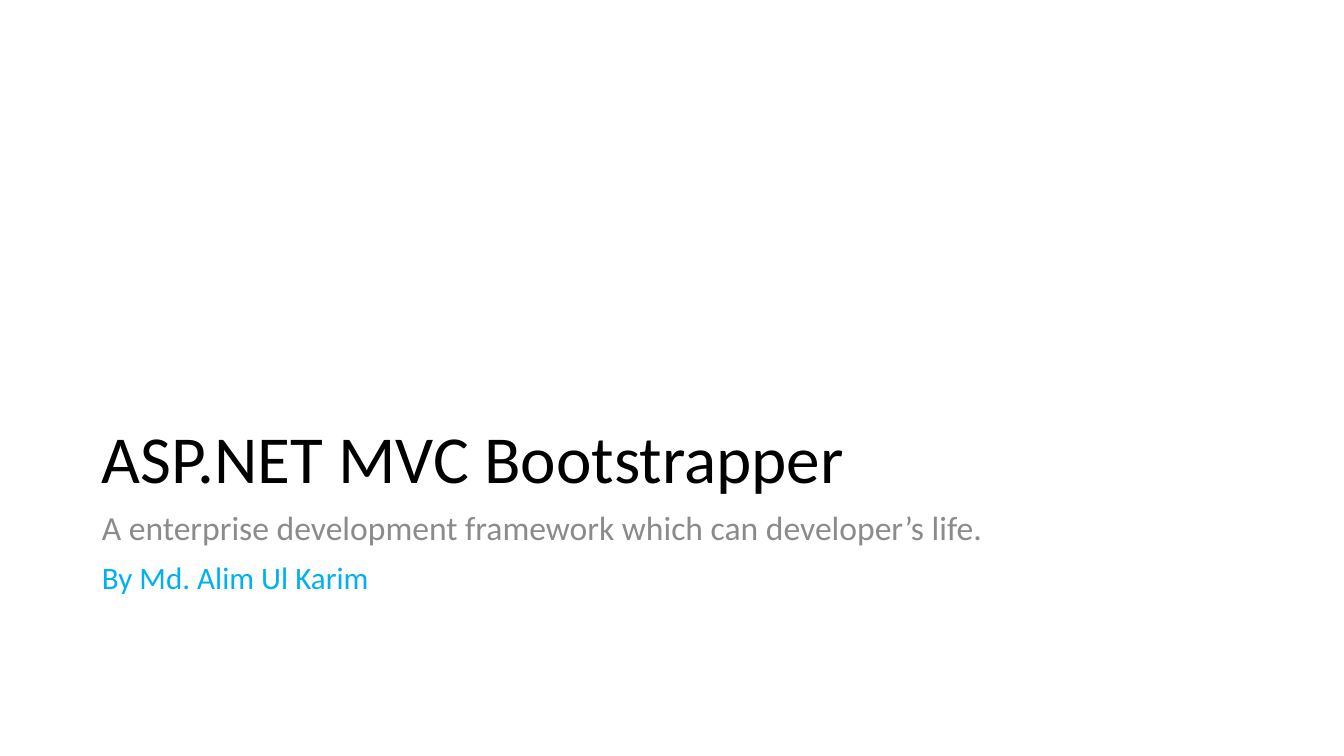
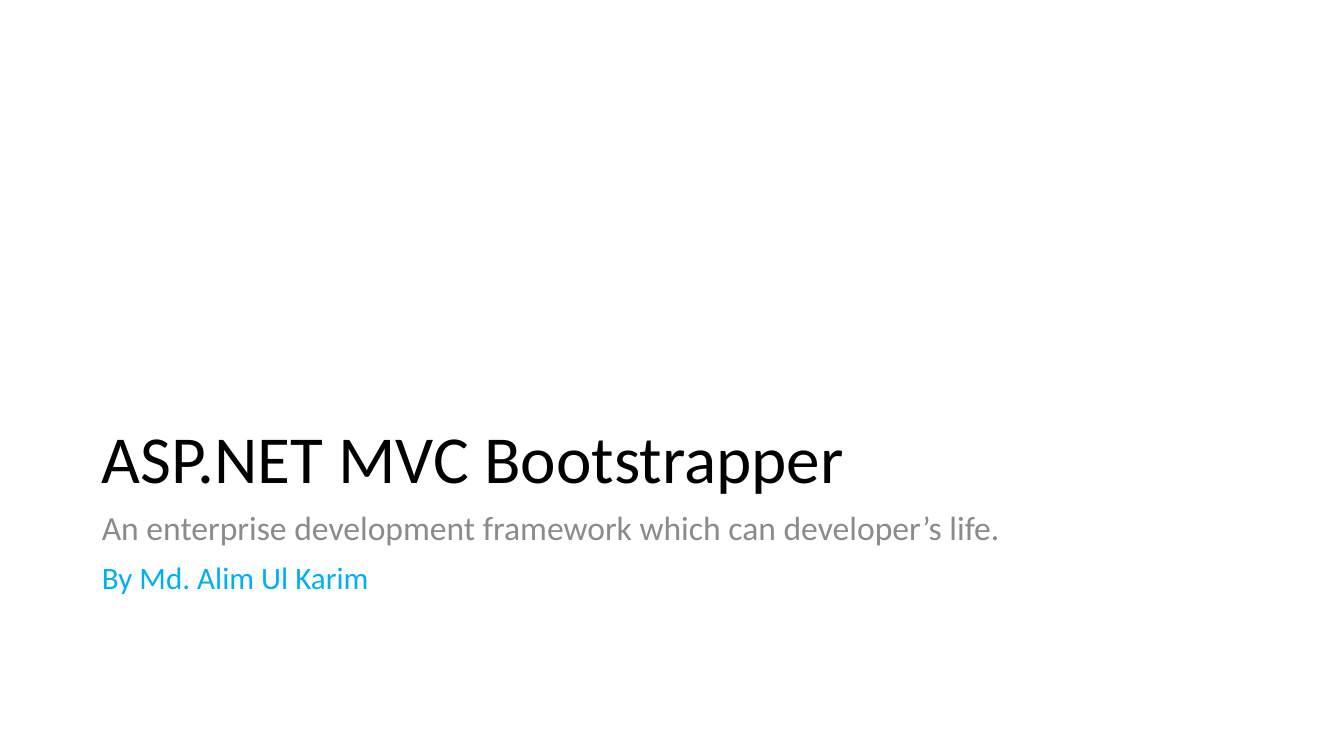
Before and after one commit to accorddeveloper/ASP.NET-MVC-Bootstrapper-Installed-Example, a slide deck: slide 1 of ASP.NET Presentation_2.pptx. Drawn at 1344x756 pixels with LibreOffice and Linux fonts; fonts in the diff are those of the drawing. Boxes give left, top, right and bottom in pixels: in the first picture for what was removed or moved away, otherwise in the second. Text is boxed around its words. In the diff, an @@ line names an element or a change of style, - is before the commit and + after.

```diff
--- a/ASP.NET Presentation_2.pptx
+++ b/ASP.NET Presentation_2.pptx
@@ text at [102,516,999,546]: text changed @@
-A enterprise development framework which can developer’s life.
+An enterprise development framework which can developer’s life.
```
Also in this commit, not shown: 3 other slides changed, 32 other files.
